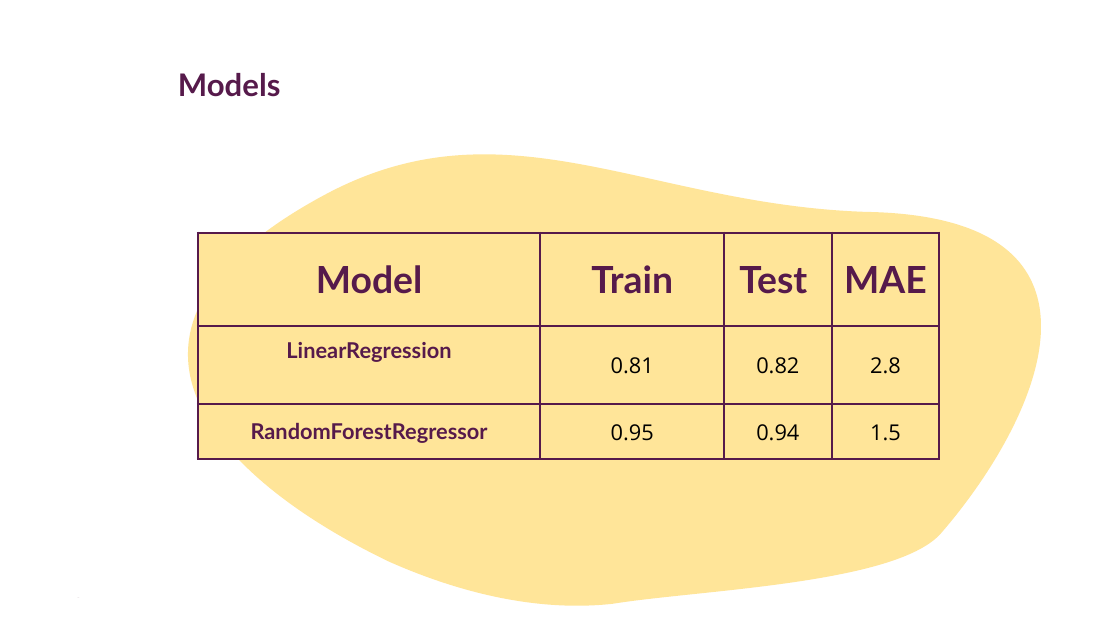
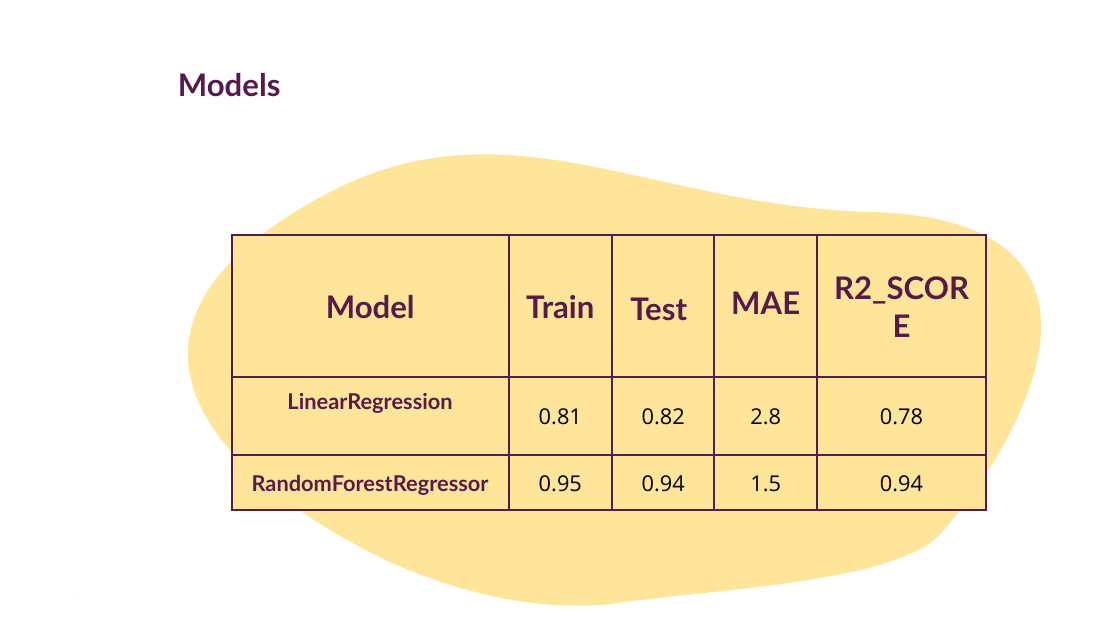
Before and after one commit to ShahadAbdulaziz/Life-Expectancy-REGRESSION, a slide deck: slide 8 of Factors affecting Life Expectancy.pptx. Drawn at 1120x630 pixels with LibreOffice and Linux fonts; fonts in the diff are those of the drawing. Boxes give left, top, right and bottom in pixels: in the first picture for what was removed or moved away, otherwise in the second. Text is boxed around its words. In the diff, an @@ line names an element or a change of style, - is before the commit and + after.

```diff
--- a/Factors affecting Life Expectancy.pptx
+++ b/Factors affecting Life Expectancy.pptx
@@ table at (232,235,984,506) @@
+column 5: R2_SCORE | 0.78 | 0.94
@@ table: place and size @@
-table at (198,233,940,456)
+table at (232,235,984,506)
```
Also in this commit, not shown: 1 other slide changed, 1 other file.
